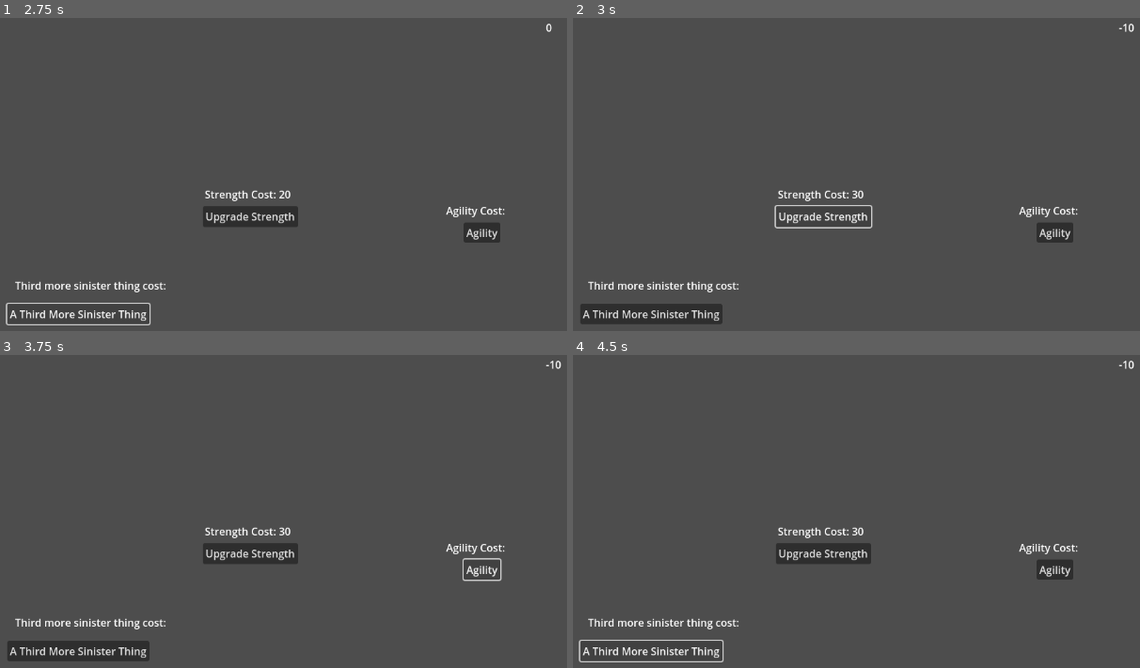
Above: before the commit, frames 1-4 (two rows, left to right).
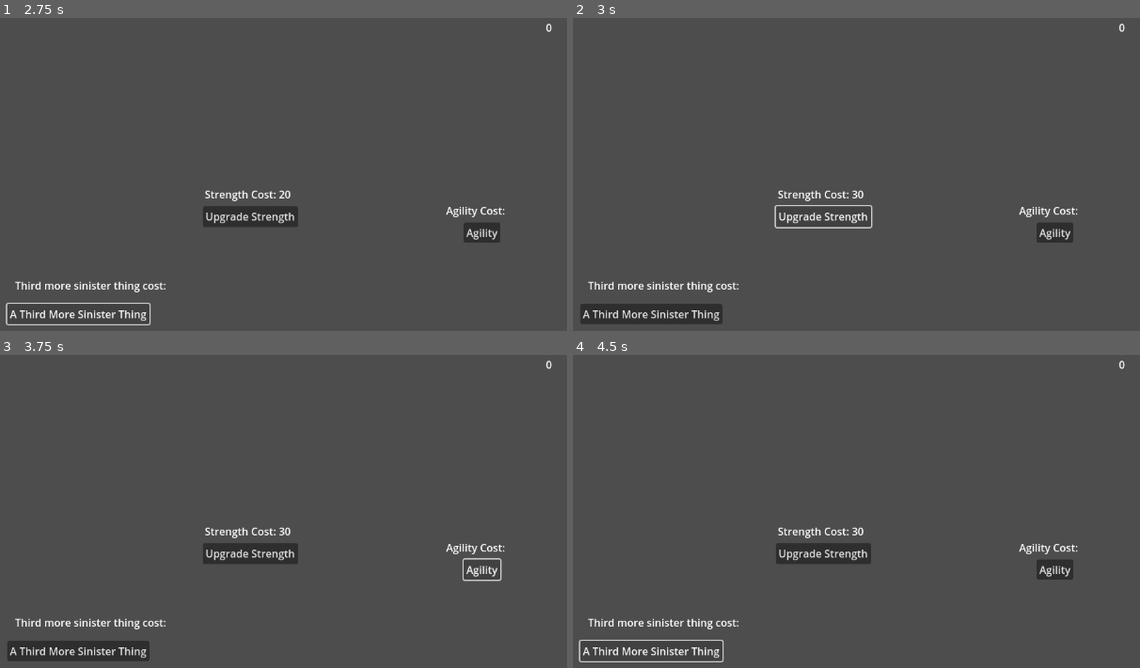
Above: after the commit, the same moments.

Repository: bhnord/LDJam56
Game: Godot game, scene res://scenes/GameManager.tscn
The game is run twice, just before and just after one commit, with the same random seed, the same clock (stepped at 60 frames per second) and the same inputs.
Inputs:
- Up to frame 1 (2.75 s): click "Upgrade Strength" at 0.5 s; click "Agility" at 1.25 s; click "A Third More Sinister Thing" at 2 s
- Up to frame 2 (3 s): click "Upgrade Strength" at 2.75 s
- Up to frame 3 (3.75 s): click "Agility" at 3.5 s
- Up to frame 4 (4.5 s): click "A Third More Sinister Thing" at 4.25 s

Frame 1 is identical in both runs. In frame 2, less than 0.1% of the frame differs, in the area x 96-100%, y 1-5%; in frame 3, less than 0.1%; in frame 4, less than 0.1%.

Commit message:
Update game_manager.gd

Diff:
--- a/scripts/game_manager.gd
+++ b/scripts/game_manager.gd
@@ -13,7 +13,7 @@
 	money += amount
 
 func subtract_money(amount : int) -> void:
-	money -= amount
+	money = clamp(money-amount, 0, money)
 
 func purchase_item(cost : int) -> bool:
 	var success = false
